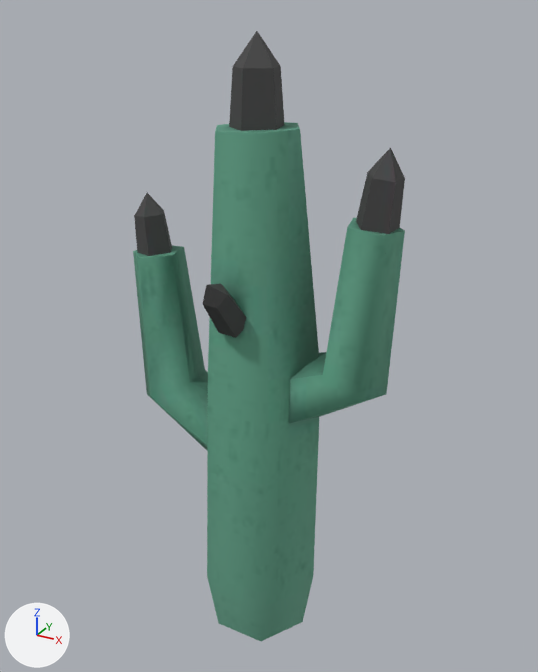
An edit to the glTF model jogo/assets/modelos/mapa/vegetacao/cacto_cristal.glb, drawn before and after from the same camera.
The view is the same before and after, from a 50 mm camera at (0.553, -0.97, 1.057) aimed at (0.005, 0.026, 0.56). The lights are fixed; the arrows at lower left show +X, +Y and +Z. The first picture is the older version. Where no turn or scale is listed for an object, it has been applied to the vertices. Vertices at exactly the same position are counted once.

The scene before the commit, as lines of its bpy script (objects in view):
```python
me_cacto_cristal_corpo = bpy.data.meshes.new('cacto_cristal_corpo')
me_cacto_cristal_corpo.from_pydata(...)  # 109 vertices, 180 faces; spans x -0.247..0.233, y -0.146..0.14, z 0.0..1.03
me_cacto_cristal_corpo.materials.append(mat_cacto_cristal_tex)  # picture img_cacto_cristal_tex
ob_cacto_cristal_corpo = bpy.data.objects.new('cacto_cristal_corpo', me_cacto_cristal_corpo)
ob_cacto_cristal_corpo.location = (0.0, 0.0, 0.0)
```
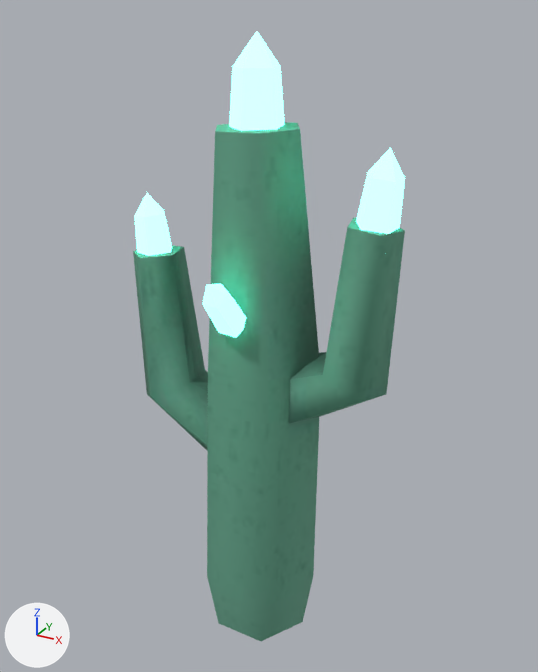
The change, as JSON lines over the scene's bpy script:
```json
{"op": "add", "block": "mat_p_cristal_002", "code": ["mat_p_cristal_002 = principled_material('P_Cristal.002')", "mat_p_cristal_002.base_color = (0.15, 1.0, 0.75)  # cyan #6cffe1", "mat_p_cristal_002.roughness = 0.7", "mat_p_cristal_002.emission_color = (0.15, 1.0, 0.75)  # cyan #6cffe1", "mat_p_cristal_002.emission_strength = 4.0"]}
{"block": "me_cacto_cristal_corpo", "where": "me_cacto_cristal_corpo.from_pydata(...)  # 109 vertices, 180 faces; spans x -0.247..0.233, y -0.146..0.14, z 0.0..1.03"}
{"block": "me_cacto_cristal_corpo", "where": "# used by ob_cacto_cristal_corpo; location = (0.0, 0.0, 0.0)"}
{"block": "me_cacto_cristal_corpo", "change": "me_cacto_cristal_corpo part 1: 18 of the faces centred in x -0.233..-0.181, y -0.015..0.036, z 0.648..0.756 switch from mat_cacto_cristal_tex (picture img_cacto_cristal_tex) to mat_p_cristal_002 (cyan #6cffe1, glowing cyan #6cffe1)"}
{"block": "me_cacto_cristal_corpo", "change": "me_cacto_cristal_corpo part 2: 18 of the faces centred in x -0.021..0.019, y -0.142..-0.066, z 0.612..0.694 switch from mat_cacto_cristal_tex (picture img_cacto_cristal_tex) to mat_p_cristal_002 (cyan #6cffe1, glowing cyan #6cffe1)"}
{"block": "me_cacto_cristal_corpo", "change": "me_cacto_cristal_corpo part 3: 18 of the faces centred in x -0.033..0.035, y -0.033..0.034, z 0.86..0.998 switch from mat_cacto_cristal_tex (picture img_cacto_cristal_tex) to mat_p_cristal_002 (cyan #6cffe1, glowing cyan #6cffe1)"}
{"block": "me_cacto_cristal_corpo", "change": "me_cacto_cristal_corpo part 4: 18 of the faces centred in x 0.172..0.224, y -0.036..0.015, z 0.748..0.865 switch from mat_cacto_cristal_tex (picture img_cacto_cristal_tex) to mat_p_cristal_002 (cyan #6cffe1, glowing cyan #6cffe1)"}
```

Location of each change, [x1, y1, x2, y2] in pixels of the pictures (538 x 672 px):
```json
{"part": 1, "of": "me_cacto_cristal_corpo", "change": "recoloured", "before": [134, 193, 172, 256], "after": [134, 193, 172, 256], "on screen": "lighter"}
{"part": 2, "of": "me_cacto_cristal_corpo", "change": "recoloured", "before": [203, 283, 246, 338], "after": [203, 283, 246, 338], "on screen": "lighter"}
{"part": 3, "of": "me_cacto_cristal_corpo", "change": "recoloured", "before": [229, 31, 285, 131], "after": [229, 31, 285, 131], "on screen": "lighter"}
{"part": 4, "of": "me_cacto_cristal_corpo", "change": "recoloured", "before": [356, 148, 405, 234], "after": [356, 148, 405, 234], "on screen": "lighter"}
```
